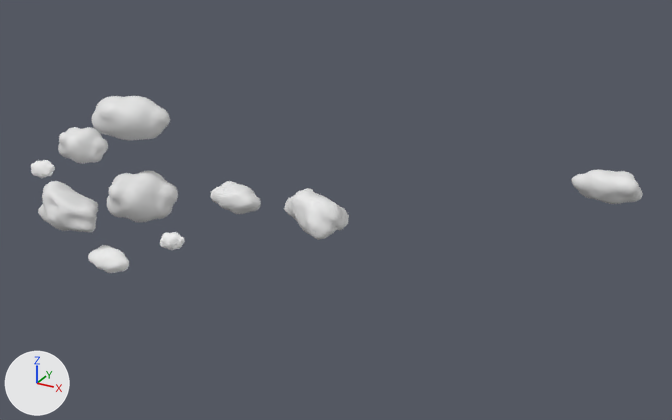
Renders of the glTF model src/component/images/cloud1.glb from each side of a commit.
Rendered twice from a camera (50 mm lens) standing at (113.0, -74.1, 48.1) and looking at (70.3, 3.6, 9.3). Arrows for +X, +Y and +Z are at lower left; the lights stay in place. Where no turn or scale is listed for an object, it has been applied to the vertices.

Before the edit, the objects in view are built like this:
```python
me_sphere_004 = bpy.data.meshes.new('Sphere.004')
me_sphere_004.from_pydata(...)  # 722 vertices, 1440 faces; spans x -0.59..2.27, y -0.7..1.42, z -0.74..1.34
me_sphere_004.materials.append(mat_material_001)  # white #ffffff
me_sphere_007 = bpy.data.meshes.new('Sphere.007')
me_sphere_007.from_pydata(...)  # 834 vertices, 1664 faces; spans x -0.86..3.39, y -1.59..2.94, z -1.74..2.36
me_sphere_008 = bpy.data.meshes.new('Sphere.008')
me_sphere_008.from_pydata(...)  # 722 vertices, 1440 faces; spans x -1.63..5.71, y -1.87..4.37, z -2.16..3.52
me_sphere_009 = bpy.data.meshes.new('Sphere.009')
me_sphere_009.from_pydata(...)  # 722 vertices, 1440 faces; spans x -1.16..4.56, y -1.38..2.81, z -1.65..2.39
me_sphere_012 = bpy.data.meshes.new('Sphere.012')
me_sphere_012.from_pydata(...)  # 800 vertices, 1596 faces; spans x -1.14..4.36, y -1.32..1.81, z -1.77..1.37
me_sphere_012.materials.append(mat_material_001)  # white #ffffff
ob_cloudtwo = bpy.data.objects.new('cloudtwo', me_sphere_004)
ob_cloudtwo.location = (31.07, 0.19, 7.46)
ob_cloudtwo_002 = bpy.data.objects.new('cloudtwo.002', me_sphere_009)
ob_cloudtwo_002.location = (36.87, 0.19, 11.4)
ob_main_002 = bpy.data.objects.new('main.002', me_sphere_007)
ob_main_002.location = (33.49, -0.29, 3.26)
ob_main_002.rotation_euler = (0.728, -2.866, 0.329)  # degrees (42, -164, 19)
ob_main_002.scale = (-1.9, -1.32, -1.28)
ob_main_003 = bpy.data.objects.new('main.003', me_sphere_008)
ob_main_003.location = (44.46, -0.31, 6.17)
ob_main_005 = bpy.data.objects.new('main.005', me_sphere_012)
ob_main_005.location = (39.97, -0.29, -1.75)
# also in view: 'main.004' at (60.4, 0.0, 9.8); 'cloudtwo.004' at (98.1, -0.1, 18.7); 'main.001' at (70.0, -0.5, 10.5); 'cloudtwo.003' at (45.8, 1.1, 16.1)
```
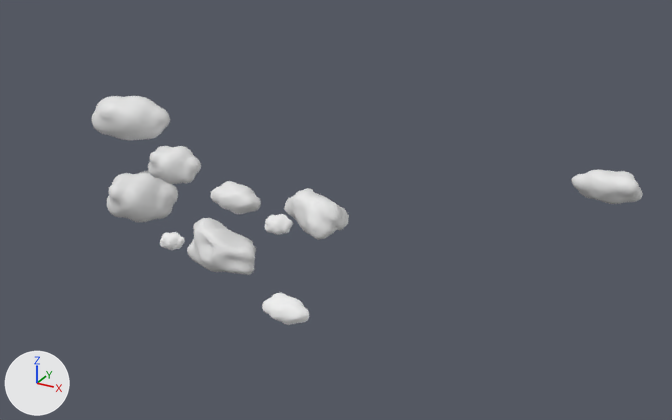
The change, as a diff of the scene's bpy script:
```diff
--- a/src/component/images/cloud1.glb.py
+++ b/src/component/images/cloud1.glb.py
@@ ob_cloudtwo @@
 ob_cloudtwo = bpy.data.objects.new('cloudtwo', me_sphere_004)
-ob_cloudtwo.location = (31.07, 0.19, 7.46)
+ob_cloudtwo.location = (64.33, 0.19, 7.46)
@@ ob_main_002 @@
 ob_main_002 = bpy.data.objects.new('main.002', me_sphere_007)
-ob_main_002.location = (33.49, -0.29, 3.26)
+ob_main_002.location = (55.74, -0.29, 3.26)
 ob_main_002.rotation_euler = (0.728, -2.866, 0.329)  # degrees (42, -164, 19)
@@ ob_cloudtwo_002 @@
 ob_cloudtwo_002 = bpy.data.objects.new('cloudtwo.002', me_sphere_009)
-ob_cloudtwo_002.location = (36.87, 0.19, 11.4)
+ob_cloudtwo_002.location = (50.01, 0.19, 11.4)
@@ ob_main_005 @@
 ob_main_005 = bpy.data.objects.new('main.005', me_sphere_012)
-ob_main_005.location = (39.97, -0.29, -1.75)
+ob_main_005.location = (64.65, -0.29, -1.75)
```

Pixel boxes (x1, y1, x2, y2) of what changed, in the pictures (672 x 420 px):
'main.002', moved
    before: (38, 181, 98, 232)
    after: (187, 218, 256, 275)
'cloudtwo.002', moved
    before: (58, 127, 108, 163)
    after: (148, 146, 201, 184)
'main.005', moved
    before: (88, 245, 129, 273)
    after: (262, 293, 309, 325)
'cloudtwo', moved
    before: (31, 160, 55, 178)
    after: (265, 214, 293, 235)
